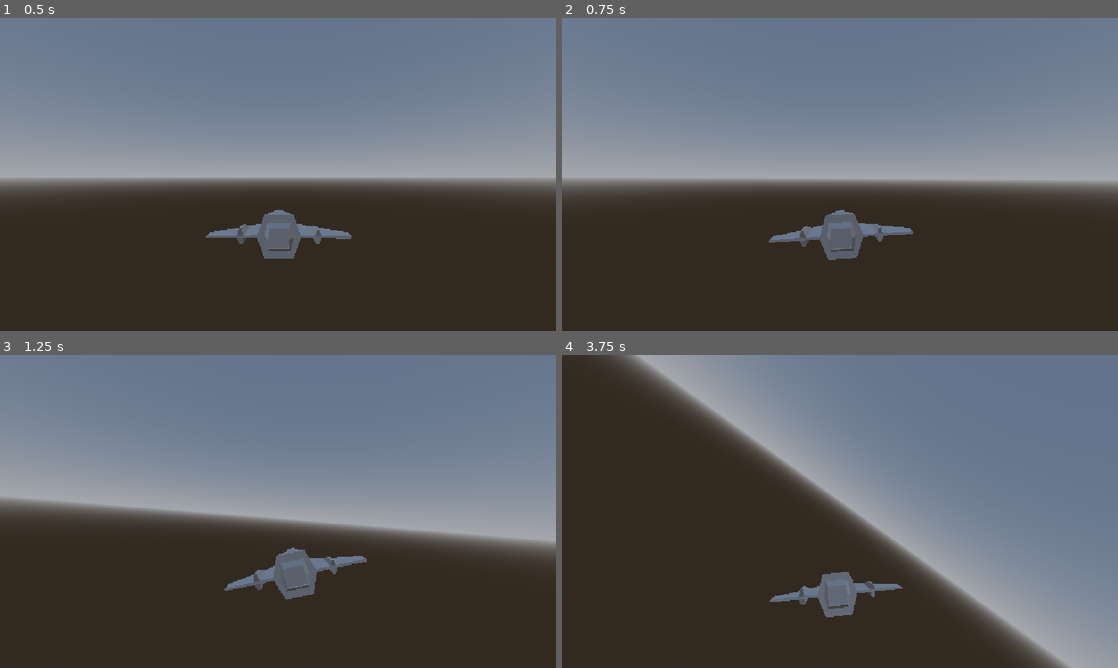
Above: before the commit, frames 1-4 (two rows, left to right).
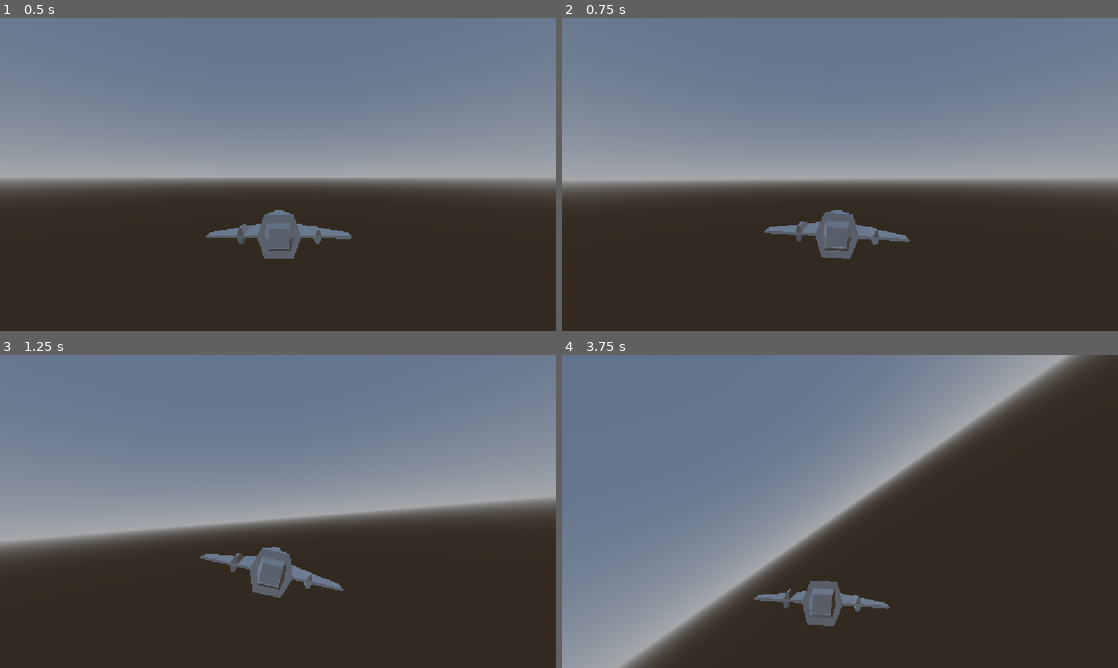
Above: after the commit, the same moments.

Repository: EJC300/Space-Template
Game: Godot game, scene res://scenes/test.tscn
Same seed, same stepped clock (60 frames per second), same inputs: the game is played once before the commit and once after it. The project has no main scene, so this scene is started directly.
Inputs (mouse positions are in pixels of both pictures, inside the frame that each line leads up to):
- Up to frame 1 (0.5 s): no input
- Up to frame 2 (0.75 s): move the mouse to (962, 158) at 0.52 s; hold E (roll_right) from 0.53 s (still down); tap Z (lower) at 0.6 s
- Up to frame 3 (1.25 s): keep holding E (roll_right)
- Up to frame 4 (3.75 s): move the mouse to (728, 527) at 1.27 s; release E (roll_right) at 1.28 s; hold S (throttle_down) 1.28-2.03 s; tap X (raise) at 1.35, 2.85 s; move the mouse to (895, 442) at 2.02 s; hold E (roll_right) 2.03-2.78 s; tap Z (lower) at 2.1, 3.6 s; move the mouse to (812, 574) at 2.77 s; hold W (throttle_up) 2.78-3.53 s; move the mouse to (1006, 558) at 3.52 s; hold Q (roll_left) from 3.53 s (still down)

Frame 1 is identical in both runs. In frame 2, 1.4% of the frame differs, in the area x 0-100%, y 51-78%; in frame 3, 14%; in frame 4, 75%, in the area x 0-100%, y 0-100%.

Commit message:
fixed orientation of roll

Diff:
--- a/space-flight-template/scenes/test.tscn
+++ b/space-flight-template/scenes/test.tscn
@@ -43,8 +43,7 @@
 transform = Transform3D(1, 0, 0, 0, 1, 0, 0, 0, 1, 0, 0, 2.1238308)
 script = ExtResource("1_errlg")
 target = NodePath("../TestShip")
-world_up_change_speed = 45.0
-look_speed = 1.0
+look_speed = 5.0
 max_follow_distance = 10.0
 follow_height = 3.0
 max_target_speed = 10.0
--- a/space-flight-template/ship_scripts/player_input_component.gd
+++ b/space-flight-template/ship_scripts/player_input_component.gd
@@ -42,7 +42,7 @@
 	thrust_axis.x = Input.get_axis("strafe_left","strafe_right")
 	thrust_axis.y = Input.get_axis("lower","raise")
 	thrust_axis.z = Input.get_axis("throttle_up","throttle_down")
-	radial_thrust_axis.z = Input.get_axis("roll_left","roll_right")
+	radial_thrust_axis.z = Input.get_axis("roll_right","roll_left")
 	radial_thrust_axis.x = get_mouse_steer().y
 	radial_thrust_axis.y = -get_mouse_steer().x
 	radial_thrust_axis = radial_thrust_axis.normalized()
--- a/space-flight-template/systems/chase_camera.gd
+++ b/space-flight-template/systems/chase_camera.gd
@@ -2,16 +2,13 @@
 #can only follow rigidbody ships
 
 class_name ChaseCamera
-
 @export var target : Node3D
-@export var world_up_change_speed : float
 @export var look_speed : float
 @export	var rot_speed = 1.0
 @export var max_follow_distance : float
-#set follow_height to 0 or less than the height of a cockpit
 @export var follow_height : float
-#max_target_speed effects how far the camera lags behind
 @export var max_target_speed : float
+@export var pos_speed = 10.0
 @onready var camera_on_target = $Camera3D
 var offset : Vector3
 var current_transform : Transform3D
@@ -33,7 +30,7 @@
 	var target_world_pos = target.global_transform.translated_local(base_offset).origin
 
 
-	var pos_speed = 10.0
+
 	global_position = global_position.lerp(target_world_pos, pos_speed * dt)
 
 
